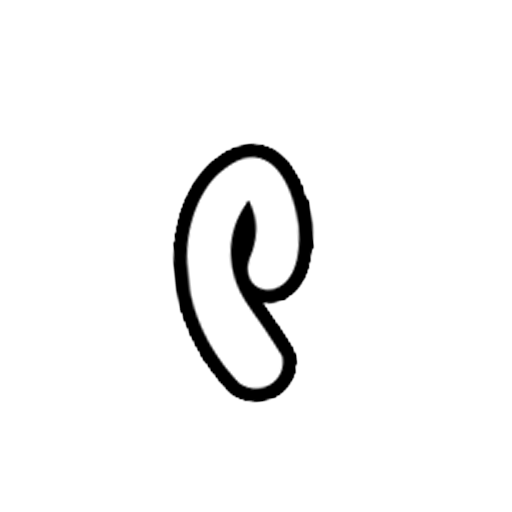
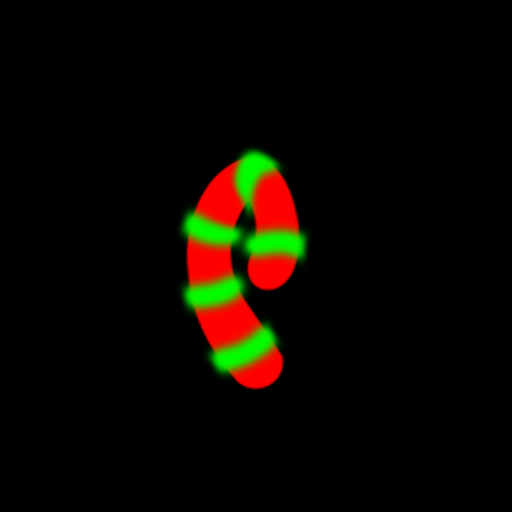
Comparing the layer stacks of the two 512×512 images. Changes:
added layer "accent" (1st of 2) above "accent" over [171, 142, 317, 384]
unmasked "fill" over [0, 0, 512, 512]
added layer "bg copy" above "bg" over [0, 0, 512, 512]